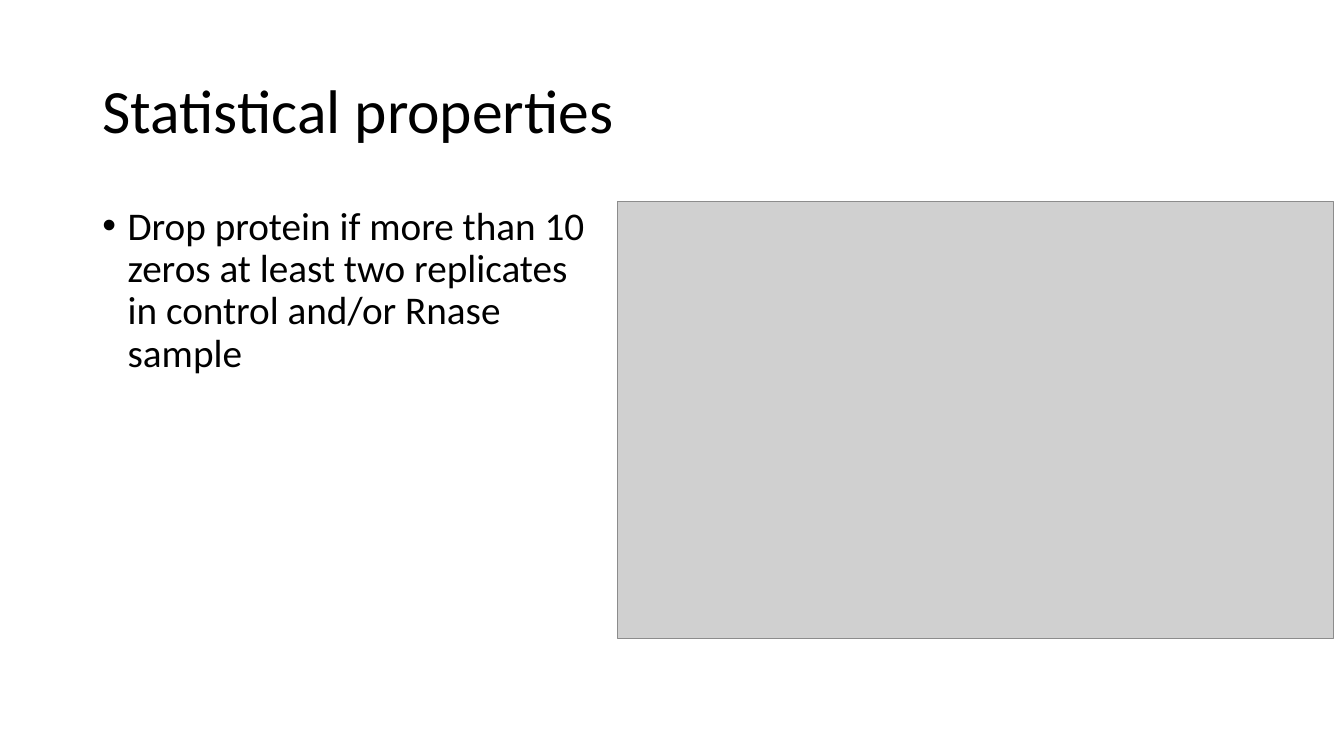
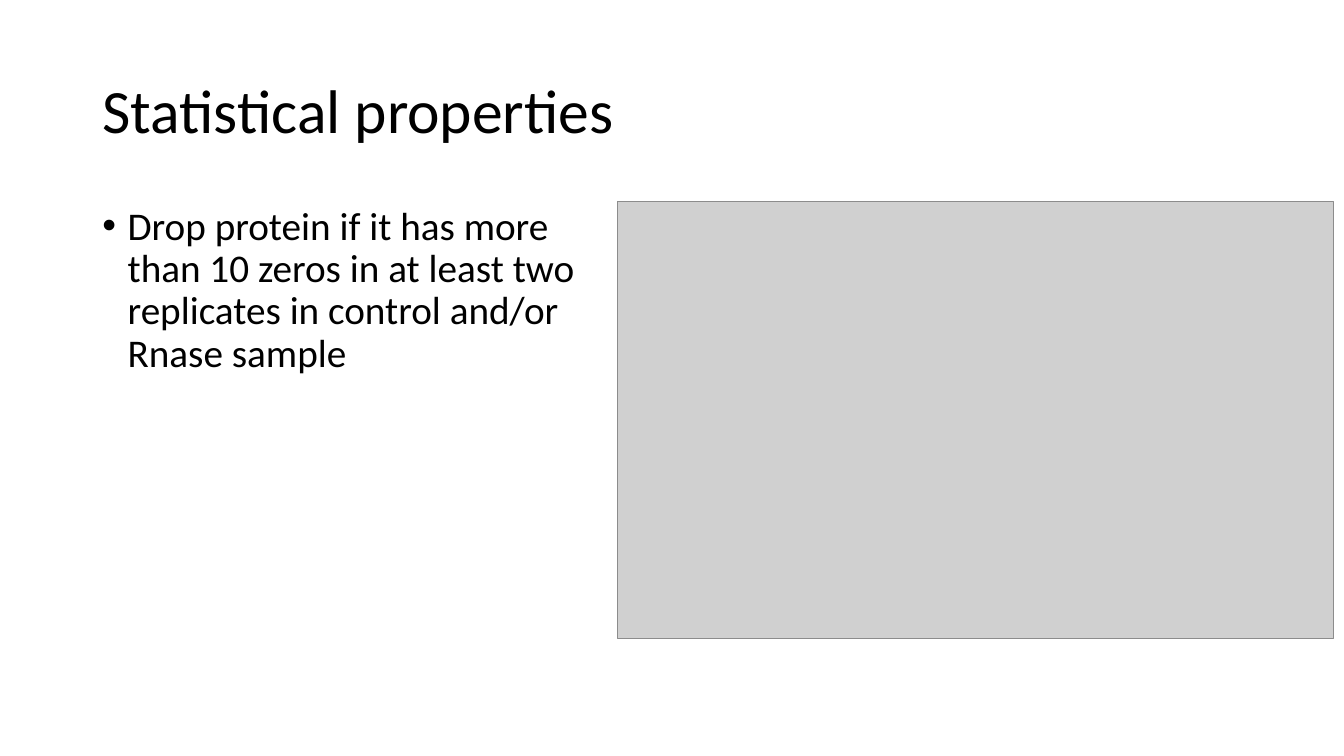
Before and after one commit to datascience-mobi-2022/2022-topic-03-team-05, a slide deck: slide 3 of Folien Data set.pptx. Drawn at 1344x756 pixels with LibreOffice and Linux fonts; fonts in the diff are those of the drawing; grey boxes stand for pictures. Boxes give left, top, right and bottom in pixels: in the first picture for what was removed or moved away, otherwise in the second. Text is boxed around its words. In the diff, an @@ line names an element or a change of style, - is before the commit and + after.

Commit message:
little changes pptx

```diff
--- a/Folien Data set.pptx
+++ b/Folien Data set.pptx
@@ text at (128, 212, 574, 374): text changed @@
-• Drop protein if more than 10 zeros at least two replicates in control and/or Rnase sample
+• Drop protein if it has more than 10 zeros in at least two replicates in control and/or Rnase sample
```
Also in this commit, not shown: 1 other slide changed.
